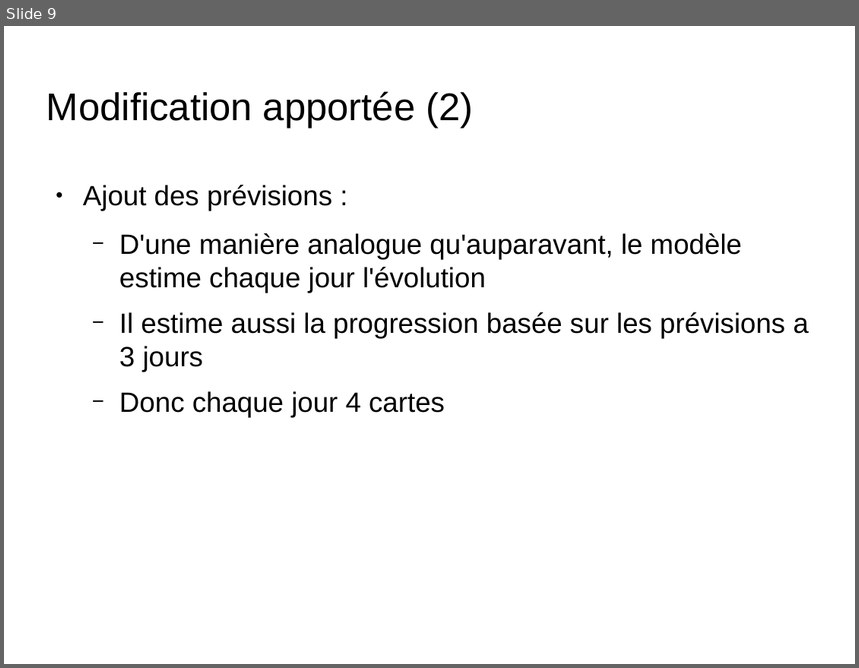
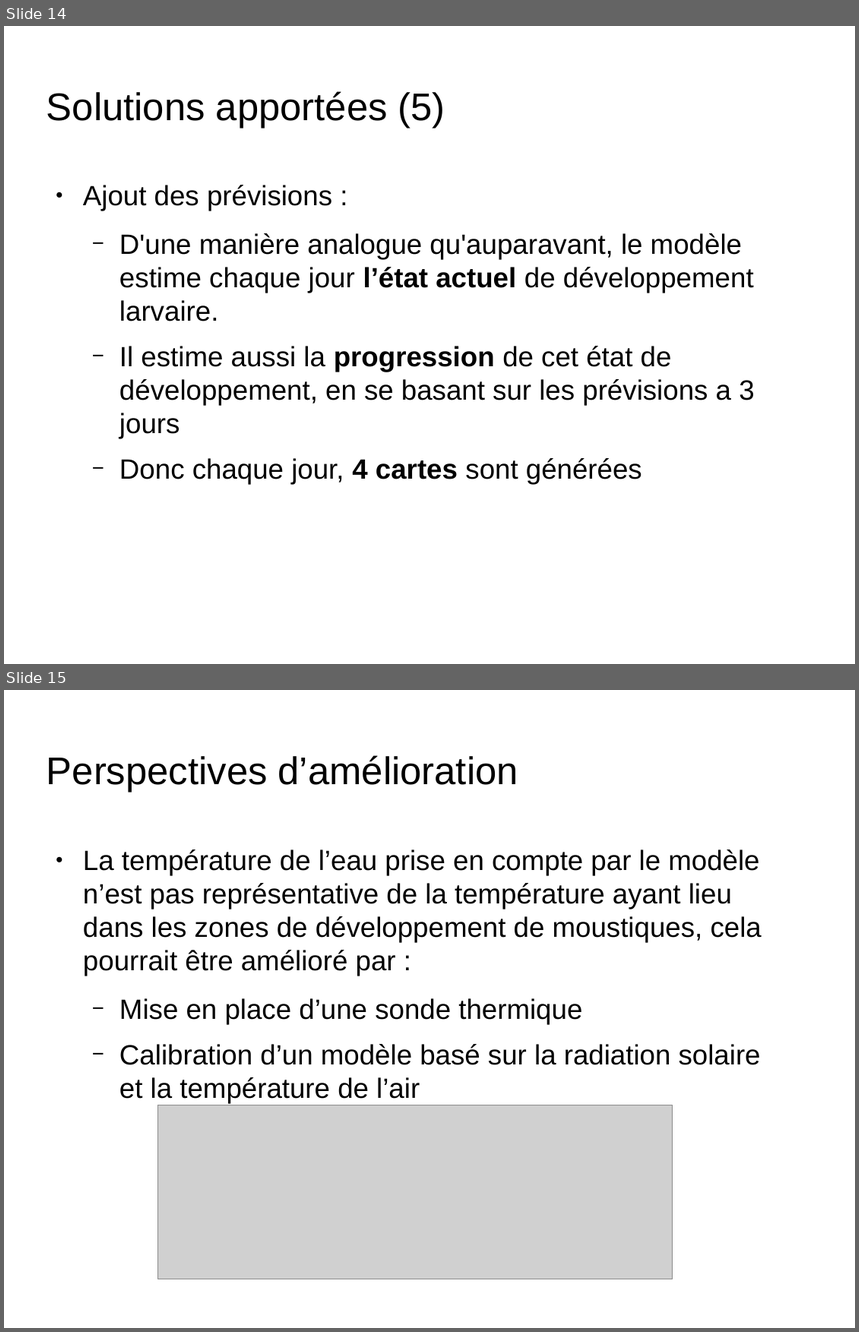
Before and after one commit to nesta7/designProject, a slide deck: presentation_6_juin_Broc.odp. Shown one above the other, each under a label of ours: slide 9 before the commit, slides 14 and 15 after it. The pictures are 859x668 and 859x1332 pixels, drawn with LibreOffice and Linux fonts; fonts in the diff are those of the drawing; grey boxes stand for pictures; background and template pictures are left out. Boxes give left, top, right and bottom in pixels: in the first picture for what was removed or moved away, otherwise in the second. Text is boxed around its words. In the diff, an @@ line names an element or a change of style, - is before the commit and + after.

```diff
--- a/presentation_6_juin_Broc.odp
+++ b/presentation_6_juin_Broc.odp
@@ slide 15 added at [4, 690, 855, 1328], background picture (left out) @@
@@ title added at [47, 755, 519, 792], 36 pt, text #000000 @@
+Perspectives d’amélioration
@@ text added at [83, 850, 762, 1103], 26 pt, text #000000 @@
+● La température de l’eau prise en compte par le modèle n’est pas représentative de la température ayant lieu dans les zones de développement de moustiques, cela pourrait être amélioré par :
+  − Mise en place d’une sonde thermique
+  − Calibration d’un modèle basé sur la radiation solaire et la température de l’air
@@ picture added at [158, 1106, 674, 1280] @@
@@ what was slide 9 is now slide 14 @@
@@ slide 14 changed as well @@
@@ title at [47, 91, 446, 128]: text changed @@
-Modification apportée (2)
+Solutions apportées (5)
@@ text at [120, 233, 754, 484]: text changed @@
-  − D'une manière analogue qu'auparavant, le modèle estime chaque jour l'évolution
-  − Il estime aussi la progression basée sur les prévisions a 3 jours
-  − Donc chaque jour 4 cartes
+  − D'une manière analogue qu'auparavant, le modèle estime chaque jour l’état actuel de développement larvaire.
+  − Il estime aussi la progression de cet état de développement, en se basant sur les prévisions a 3 jours
+  − Donc chaque jour, 4 cartes sont générées
```
Also in this commit, not shown: 6 other slides changed, 7 other slides added, 1 slide removed.
